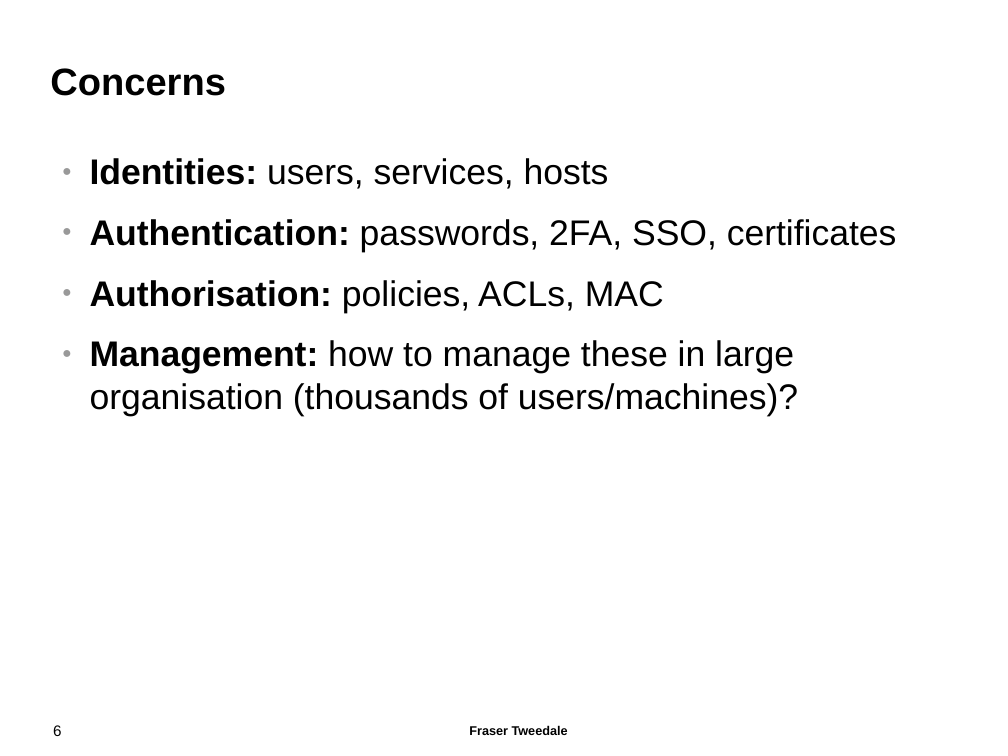
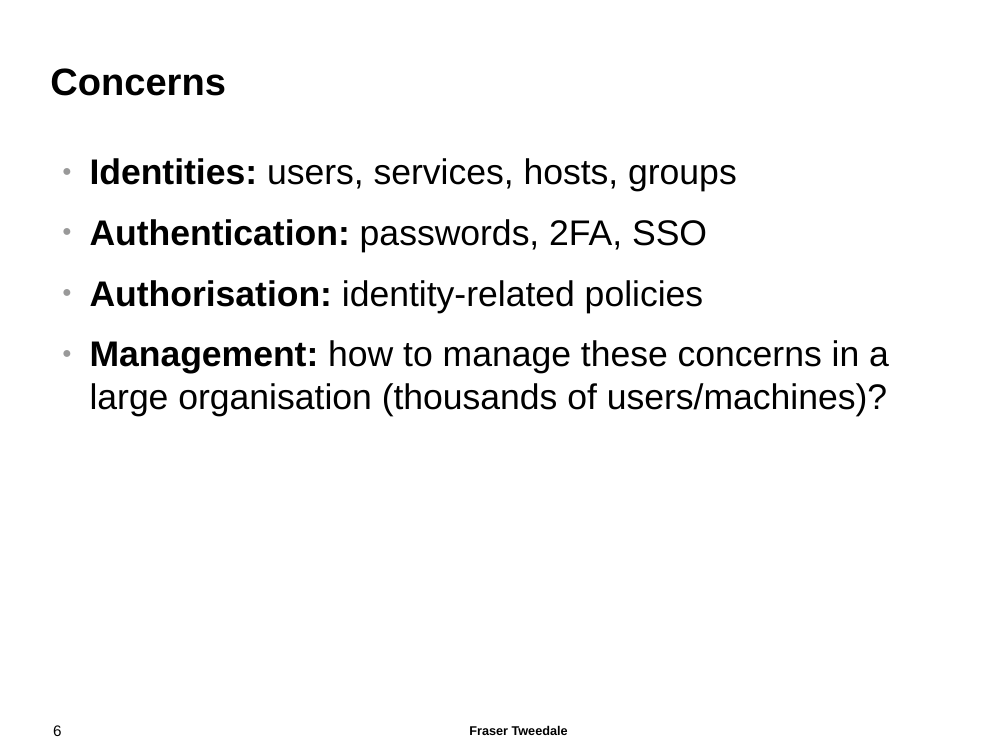
Before and after one commit to frasertweedale/talks, a slide deck: slide 6 of 20141106-osdc-freeipa/osdc2014-freeipa.odp. Drawn at 1008x756 pixels with LibreOffice and Linux fonts; fonts in the diff are those of the drawing; background and template pictures are left out. Boxes give left, top, right and bottom in pixels: in the first picture for what was removed or moved away, otherwise in the second. Text is boxed around its words. In the diff, an @@ line names an element or a change of style, - is before the commit and + after.

```diff
--- a/20141106-osdc-freeipa/osdc2014-freeipa.odp
+++ b/20141106-osdc-freeipa/osdc2014-freeipa.odp
@@ text at [90,158,889,416]: text changed @@
-● Identities: users, services, hosts
-● Authentication: passwords, 2FA, SSO, certificates
-● Authorisation: policies, ACLs, MAC
-● Management: how to manage these in large organisation (thousands of users/machines)?
+● Identities: users, services, hosts, groups
+● Authentication: passwords, 2FA, SSO
+● Authorisation: identity-related policies
+● Management: how to manage these concerns in a large organisation (thousands of users/machines)?
```
Also in this commit, not shown: 13 other slides changed, 1 slide added.
